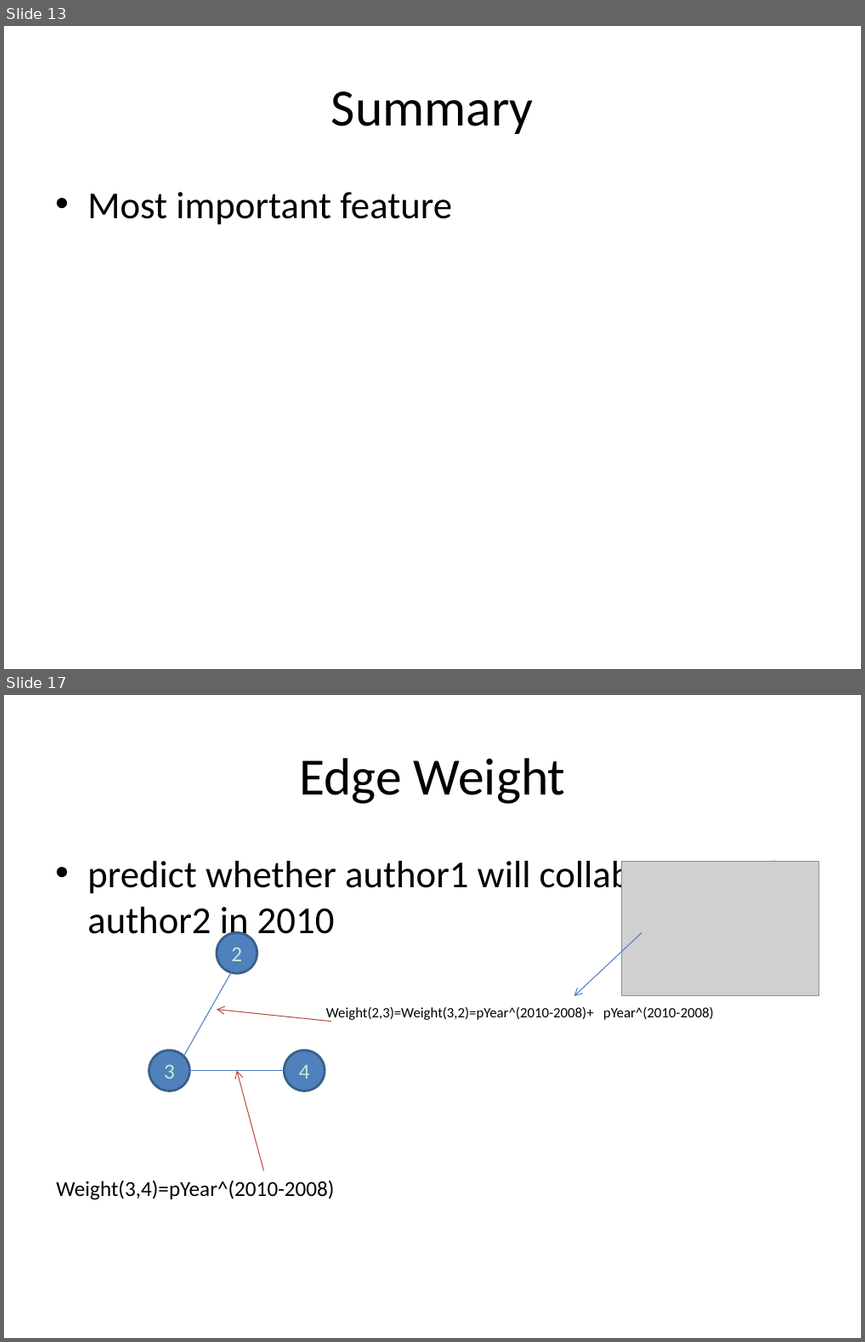
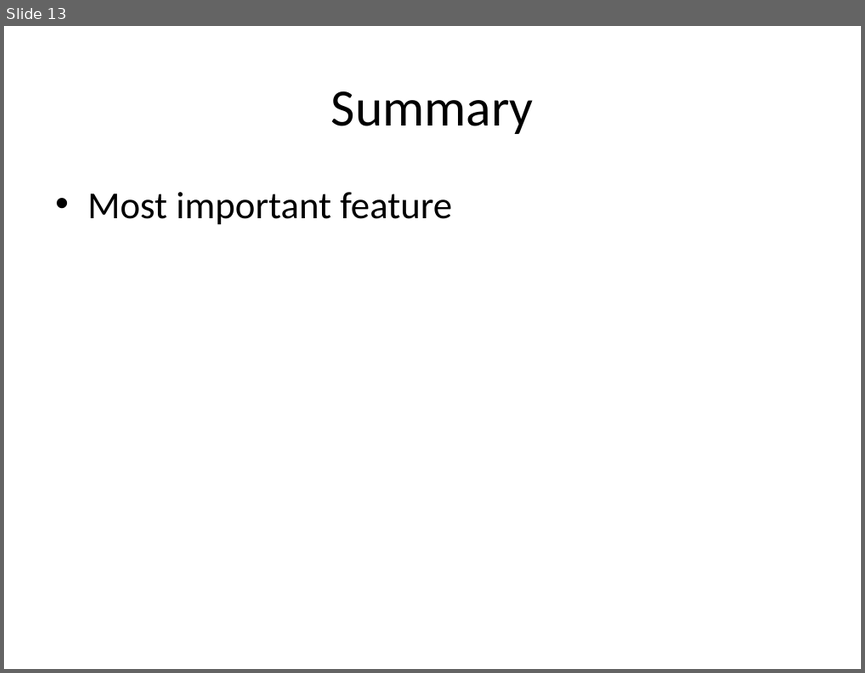
Before and after one commit to yftung7/2014_DM_Project, a slide deck: Project/Readme_v2.pptx. Shown one above the other, each under a label of ours: slides 13 and 17 before the commit, slide 13 after it; the slides between them are not shown. The pictures are 865x1342 and 865x673 pixels, drawn with LibreOffice and Linux fonts; fonts in the diff are those of the drawing; grey boxes stand for pictures. Boxes give left, top, right and bottom in pixels: in the first picture for what was removed or moved away, otherwise in the second. Text is boxed around its words. In the diff, an @@ line names an element or a change of style, - is before the commit and + after.

```diff
--- a/Project/Readme_v2.pptx
+++ b/Project/Readme_v2.pptx
@@ slide 17 removed at (4,695,861,1338), background #C7EDCC @@
@@ title removed at (299,758,566,804) @@
-Edge Weight
@@ text removed at (87,856,790,942) @@
-• predict whether author1 will collaborate with author2 in 2010
@@ picture removed at (621,862,818,996) @@
@@ ellipse removed at (216,932,256,973) @@
-2
@@ arrow removed from (642, 932) to (574, 996) @@
@@ line removed from (237, 962) to (184, 1055) @@
@@ arrow removed from (331, 1021) to (216, 1009) @@
@@ text removed at (326,1007,714,1021) @@
-Weight(2,3)=Weight(3,2)=pYear^(2010-2008)+ pYear^(2010-2008)
@@ ellipse removed at (148,1049,189,1090) @@
-3
@@ ellipse removed at (284,1049,324,1090) @@
-4
@@ line removed from (190, 1071) to (298, 1071) @@
@@ arrow removed from (263, 1170) to (237, 1071) @@
@@ text removed at (56,1179,334,1200) @@
-Weight(3,4)=pYear^(2010-2008)
```
Also in this commit, not shown: 7 other slides removed.
